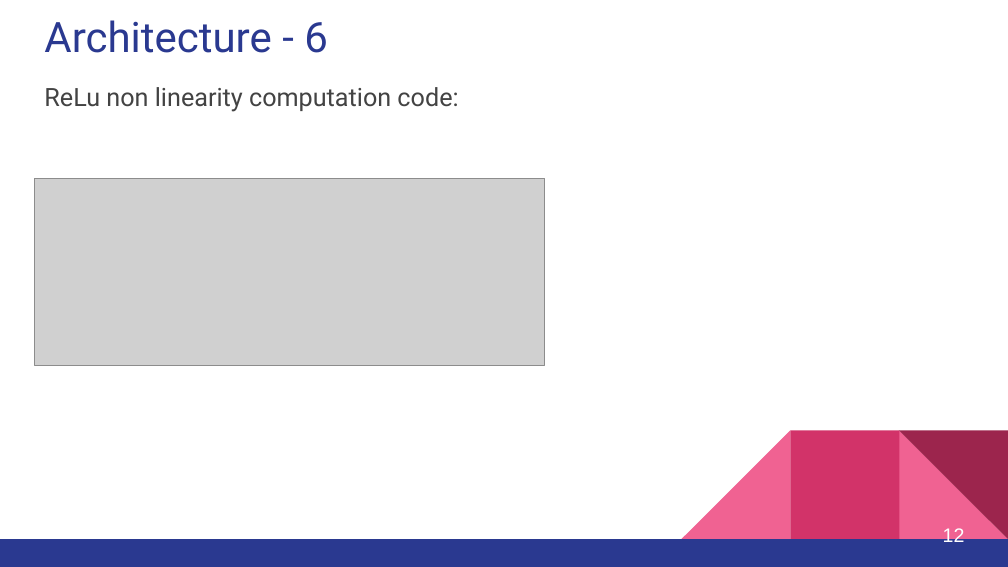
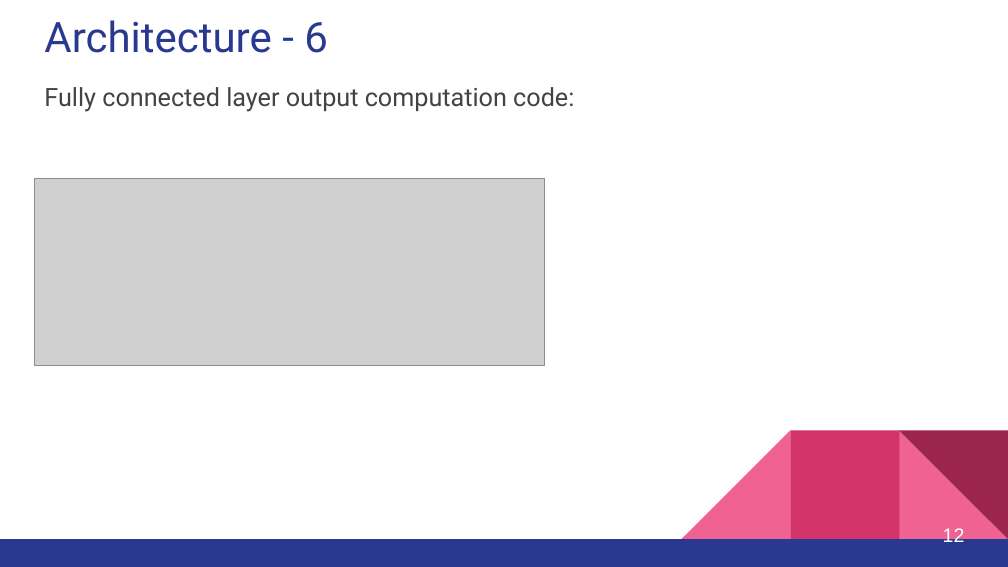
Before and after one commit to LorenzoPorro/OpenMP-CNN, a slide deck: slide 12 of ImageNet Classification with Deep Convolutional Neural Network - slides.pptx. Drawn at 1008x567 pixels with LibreOffice and Linux fonts; fonts in the diff are those of the drawing; grey boxes stand for pictures. Boxes give left, top, right and bottom in pixels: in the first picture for what was removed or moved away, otherwise in the second. Text is boxed around its words. In the diff, an @@ line names an element or a change of style, - is before the commit and + after.

```diff
--- a/ImageNet Classification with Deep Convolutional Neural Network - slides.pptx
+++ b/ImageNet Classification with Deep Convolutional Neural Network - slides.pptx
@@ text at (44, 87, 574, 112): text changed @@
-ReLu non linearity computation code:
+Fully connected layer output computation code:
```
Also in this commit, not shown: 1 other file.
